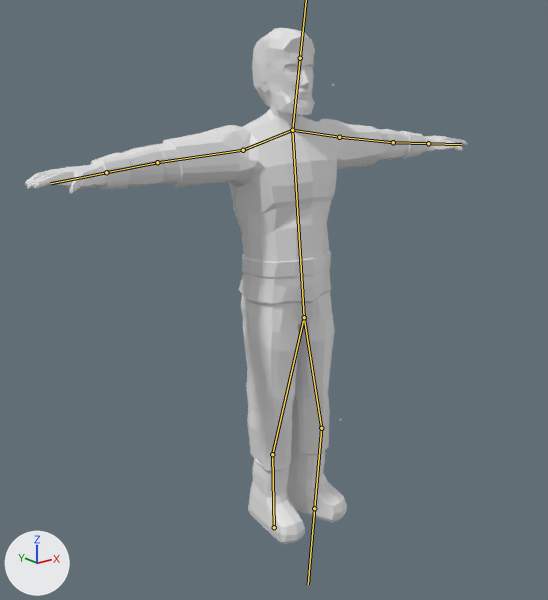
An edit to the FBX model assets/models/DJ/lumberJack.fbx, drawn before and after from the same camera.
One viewpoint serves both versions: a camera (50 mm lens) standing at (-6.19, -6.65, 2.36) and looking at (-0.85, 0.03, -0.32). The lights are fixed; the arrows at lower left show +X, +Y and +Z. The bones that bend it are drawn over the model as lines.

Objects in the first picture: 'Cube.007', 'lumberJack.000'.
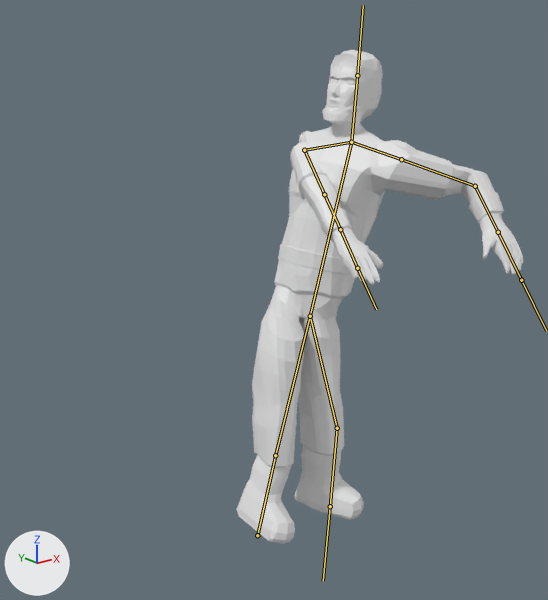
The newer file adds an action. The first version stands in its rest pose; the second is drawn at frame 380 of the action 'lumberJack|lumberJack|lumberJack|lumberJack|lumberJack|lumberJack'.

Location of each change, [x1, y1, x2, y2] in pixels of the pictures (548 x 600 px):
```json
{"object": "lumberJack.000", "change": "posed", "before": [25, 28, 468, 544], "after": [236, 50, 523, 543], "on screen": "35% narrower"}
{"object": "Cube.007", "change": "no longer drawn", "before": [255, 458, 265, 468]}
{"bone": "Bone", "before": "(274, 527) to (272, 454)", "after": "(257, 535) to (275, 455)"}
{"bone": "Bone.002", "before": "(272, 454) to (304, 317)", "after": "(275, 455) to (310, 316)"}
{"bone": "Bone.001", "before": "(304, 317) to (292, 130)", "after": "(310, 316) to (351, 142)"}
{"bone": "Bone.005", "before": "(243, 150) to (157, 162)", "after": "(304, 150) to (324, 194)"}
{"bone": "Bone.006", "before": "(157, 162) to (106, 172)", "after": "(324, 194) to (340, 229)"}
{"bone": "Bone.011", "before": "(339, 137) to (393, 142)", "after": "(401, 159) to (475, 186)"}
{"bone": "Bone.012", "before": "(393, 142) to (428, 143)", "after": "(475, 186) to (498, 232)"}
{"bone": "Bone.009", "before": "(304, 317) to (321, 428)", "after": "(310, 316) to (337, 428)"}
{"bone": "Bone.010", "before": "(321, 428) to (314, 508)", "after": "(337, 428) to (330, 506)"}
```

Edits to the scene script, one JSON object a line:
```json
{"block": "bone_bone", "where": "bone_bone = bpy.data.objects['lumberJack'].pose.bones['Bone']"}
{"op": "set", "path": "bone_bone.location", "old": "(0.0, 0.0, 0.0)", "new": "(-0.25, 0.0, -0.01)"}
{"op": "set", "path": "bone_bone.rotation_quaternion", "old": "(1.0, 0.0, 0.0, 0.0)", "new": "(0.987, -0.012, 0.0, -0.162)", "note": "degrees (0, 0, 0) -> degrees (-1, 0, -19)"}
{"block": "bone_bone_002", "where": "bone_bone_002 = bpy.data.objects['lumberJack'].pose.bones['Bone.002']  # child of 'Bone'"}
{"op": "set", "path": "bone_bone_002.rotation_quaternion", "old": "(1.0, 0.0, 0.0, 0.0)", "new": "(0.994, -0.019, 0.006, 0.104)", "note": "degrees (0, 0, 0) -> degrees (-2, 1, 12)"}
{"block": "bone_bone_001", "where": "bone_bone_001 = bpy.data.objects['lumberJack'].pose.bones['Bone.001']  # child of 'Bone.002'"}
{"op": "set", "path": "bone_bone_001.rotation_quaternion", "old": "(1.0, 0.0, 0.0, 0.0)", "new": "(0.766, 0.01, -0.629, -0.134)", "note": "degrees (0, 0, 0) -> degrees (41, -74, -51)"}
{"block": "bone_bone_005", "where": "bone_bone_005 = bpy.data.objects['lumberJack'].pose.bones['Bone.005']  # child of 'Bone.004'"}
{"op": "set", "path": "bone_bone_005.rotation_quaternion", "old": "(1.0, 0.0, 0.0, 0.0)", "new": "(0.277, -0.208, -0.232, 0.909)", "note": "degrees (0, 0, 0) -> degrees (-34, 14, 142)"}
{"block": "bone_bone_006", "where": "bone_bone_006 = bpy.data.objects['lumberJack'].pose.bones['Bone.006']  # child of 'Bone.005'"}
{"op": "set", "path": "bone_bone_006.rotation_quaternion", "old": "(1.0, 0.0, 0.0, 0.0)", "new": "(0.996, -0.08, -0.024, -0.013)", "note": "degrees (0, 0, 0) -> degrees (-9, -3, -1)"}
{"block": "bone_bone_011", "where": "bone_bone_011 = bpy.data.objects['lumberJack'].pose.bones['Bone.011']  # child of 'Bone.007'"}
{"op": "set", "path": "bone_bone_011.rotation_quaternion", "old": "(1.0, 0.0, 0.0, 0.0)", "new": "(0.913, 0.025, -0.014, 0.407)", "note": "degrees (0, 0, 0) -> degrees (2, -3, 48)"}
{"block": "bone_bone_012", "where": "bone_bone_012 = bpy.data.objects['lumberJack'].pose.bones['Bone.012']  # child of 'Bone.011'"}
{"op": "set", "path": "bone_bone_012.rotation_quaternion", "old": "(1.0, 0.0, 0.0, 0.0)", "new": "(0.811, -0.277, 0.298, -0.42)", "note": "degrees (0, 0, 0) -> degrees (-46, 15, -61)"}
{"block": "bone_bone_009", "where": "bone_bone_009 = bpy.data.objects['lumberJack'].pose.bones['Bone.009']  # child of 'Bone.002'"}
{"op": "set", "path": "bone_bone_009.rotation_quaternion", "old": "(1.0, 0.0, 0.0, 0.0)", "new": "(0.996, -0.008, 0.061, -0.061)", "note": "degrees (0, 0, 0) -> degrees (-1, 7, -7)"}
{"block": "bone_bone_010", "where": "bone_bone_010 = bpy.data.objects['lumberJack'].pose.bones['Bone.010']  # child of 'Bone.009'"}
{"op": "set", "path": "bone_bone_010.rotation_quaternion", "old": "(1.0, 0.0, 0.0, 0.0)", "new": "(0.992, 0.059, -0.109, -0.011)", "note": "degrees (0, 0, 0) -> degrees (7, -12, -2)"}
```
